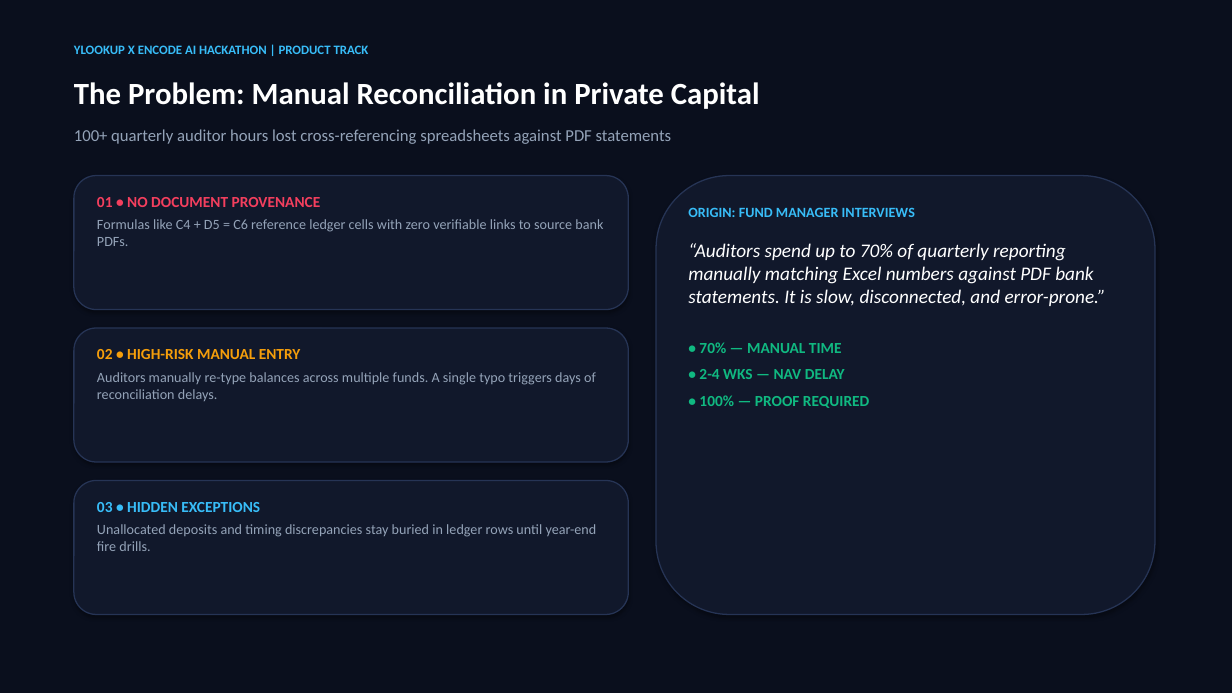
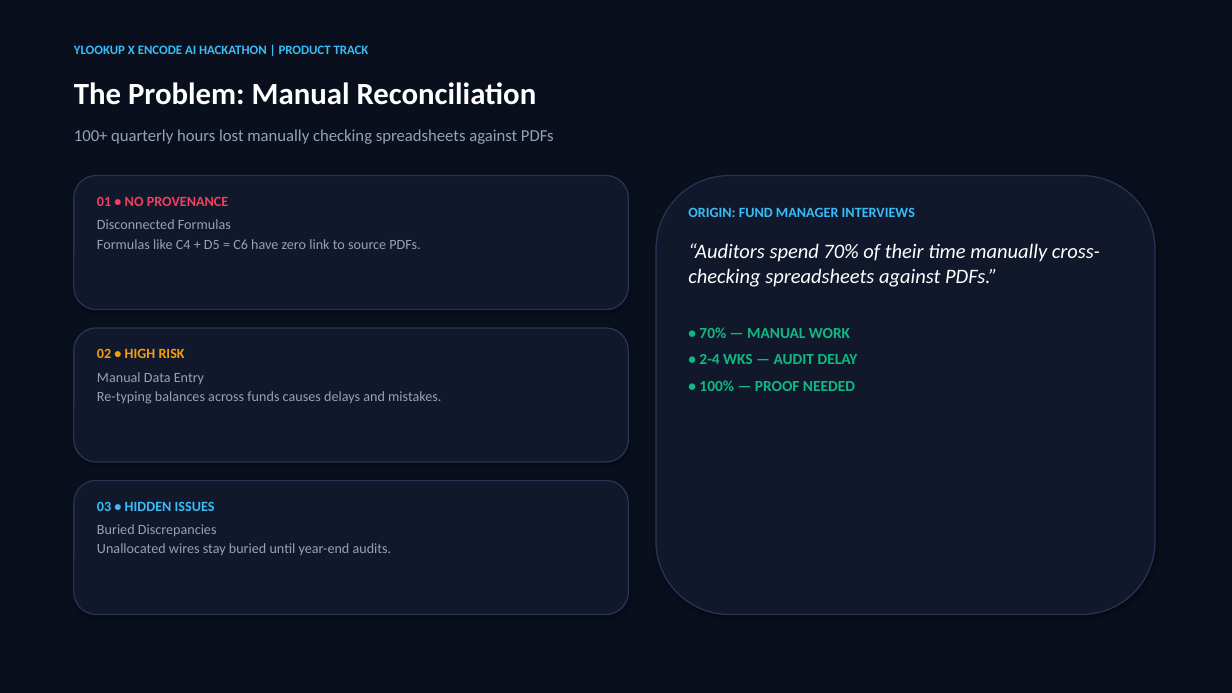
Before and after one commit to prkshverma09/audit-copilot, a slide deck: slide 1 of presentation/X-Ray_Audit_Copilot_Demo_Slides.pptx. Drawn at 1232x693 pixels with LibreOffice and Linux fonts; fonts in the diff are those of the drawing. Boxes give left, top, right and bottom in pixels: in the first picture for what was removed or moved away, otherwise in the second. Text is boxed around its words. In the diff, an @@ line names an element or a change of style, - is before the commit and + after.

```diff
--- a/presentation/X-Ray_Audit_Copilot_Demo_Slides.pptx
+++ b/presentation/X-Ray_Audit_Copilot_Demo_Slides.pptx
@@ text at box(74, 82, 537, 105): text changed @@
-The Problem: Manual Reconciliation in Private Capital
+The Problem: Manual Reconciliation
@@ text at box(74, 129, 554, 144): text changed @@
-100+ quarterly auditor hours lost cross-referencing spreadsheets against PDF statements
+100+ quarterly hours lost manually checking spreadsheets against PDFs
@@ text at box(97, 196, 420, 249): text changed @@
-01 • NO DOCUMENT PROVENANCE
-Formulas like C4 + D5 = C6 reference ledger cells with zero verifiable links to source bank PDFs.
+01 • NO PROVENANCE
+Disconnected Formulas
+Formulas like C4 + D5 = C6 have zero link to source PDFs.
@@ text at box(688, 243, 1100, 391): text changed; size 15 to 16 pt @@
-“Auditors spend up to 70% of quarterly reporting manually matching Excel numbers against PDF bank statements. It is slow, disconnected, and error-prone.”
-• 70% — MANUAL TIME
-• 2-4 WKS — NAV DELAY
-• 100% — PROOF REQUIRED
+“Auditors spend 70% of their time manually cross-checking spreadsheets against PDFs.”
+• 70% — MANUAL WORK
+• 2-4 WKS — AUDIT DELAY
+• 100% — PROOF NEEDED
@@ text at box(97, 348, 441, 404): text changed @@
-02 • HIGH-RISK MANUAL ENTRY
-Auditors manually re-type balances across multiple funds. A single typo triggers days of reconciliation delays.
+02 • HIGH RISK
+Manual Data Entry
+Re-typing balances across funds causes delays and mistakes.
@@ text at box(97, 501, 392, 555): text changed @@
-03 • HIDDEN EXCEPTIONS
-Unallocated deposits and timing discrepancies stay buried in ledger rows until year-end fire drills.
+03 • HIDDEN ISSUES
+Buried Discrepancies
+Unallocated wires stay buried until year-end audits.
```
Also in this commit, not shown: 3 other slides changed, 2 other files.
